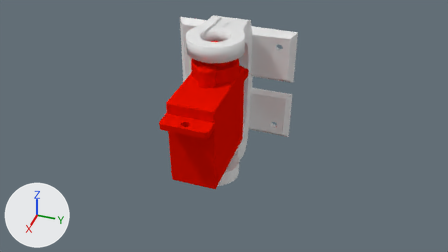
What one commit did to the Blender file blend/ActiveCardanHinge_Servo_Holder_TSS-11HGB.blend.
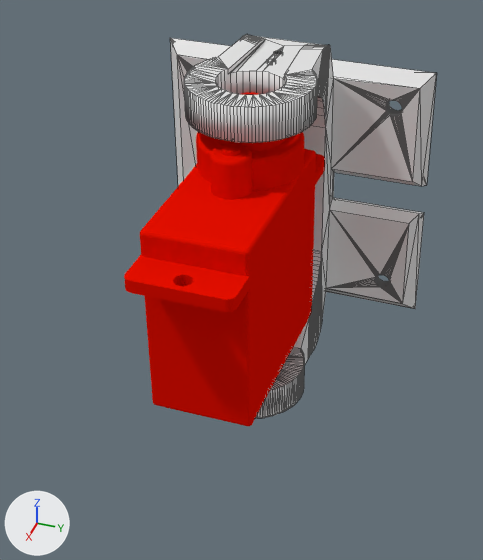
There are two pictures of each version: one from the file's camera 'Camera', one close up on the part from 23% to 71% of the width and 0% to 99% of the height. Arrows for +X, +Y and +Z are at lower left; the lights stay in place. The close-ups show mesh edges as thin lines.

In view in the first close-up: 'bracket', 'servo'.
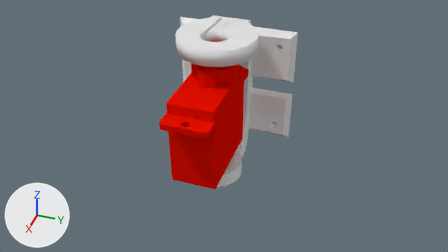
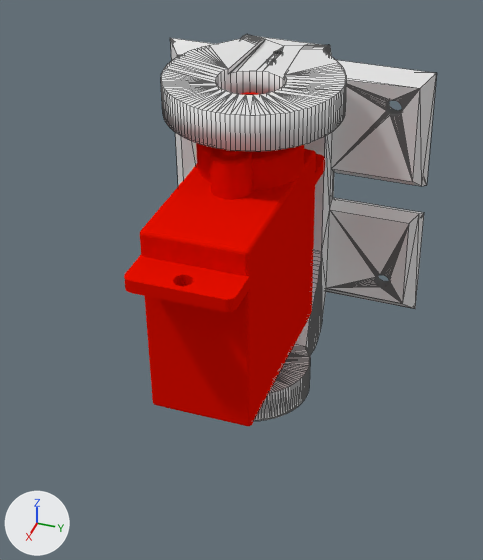
Commit message: more robust servo hinge

Location of each change, (x1, y1, x2, y2) in pixels of the close-ups (483 x 560 px; the box of a moved part takes in the faces that stretch with it):
'bracket', reshaped
    before: (170, 35, 437, 418)
    after: (161, 35, 437, 421)
part 1 of me_activehinge_frame, moved or reshaped
    before: (256, 274, 319, 418)
    after: (254, 274, 319, 421)
part 2 of me_activehinge_frame, moved or reshaped
    before: (184, 39, 330, 143)
    after: (161, 39, 346, 151)

The change, as a diff of the scene's bpy script:
```diff
--- a/blend/ActiveCardanHinge_Servo_Holder_TSS-11HGB.blend.py
+++ b/blend/ActiveCardanHinge_Servo_Holder_TSS-11HGB.blend.py
@@ me_activehinge_frame @@
 # used by ob_bracket; location = (-17.3, 6.0, -5.2); rotation_euler = (4.712, 0.0, 0.0), in degrees (270, 0, 0)
-me_activehinge_frame.from_pydata(...)  # 1126 vertices, 2025 faces; spans x -17.5..6.9, y -39.0..3.7, z -17.0..17.0
+me_activehinge_frame.from_pydata(...)  # 1126 vertices, 2025 faces; spans x -17.5..8.9, y -39.0..3.7, z -17.0..17.0
+# me_activehinge_frame part 1: 273 of 1126 vertices moved; they spanned x -11.3..6.5, y -7.3..3.2, z -6.5..6.5 and now span x -11.3..6.9, y -7.2..3.2, z -7.1..7.1; mean shift (0.0, 0.1, 0.0); largest move (-8.8, -4.7, -5.0) -> (-8.8, -3.7, -5.0)
+# me_activehinge_frame part 2: 194 of 1126 vertices moved; they spanned x -11.4..6.9, y -39.0..-32.2, z -7.1..7.2 and now span x -11.4..8.9, y -39.0..-32.1, z -10.0..10.0; mean shift (0.0, 0.0, 0.0); largest move (-4.8, -35.0, 5.5) -> (-7.6, -35.0, 7.7)
```
